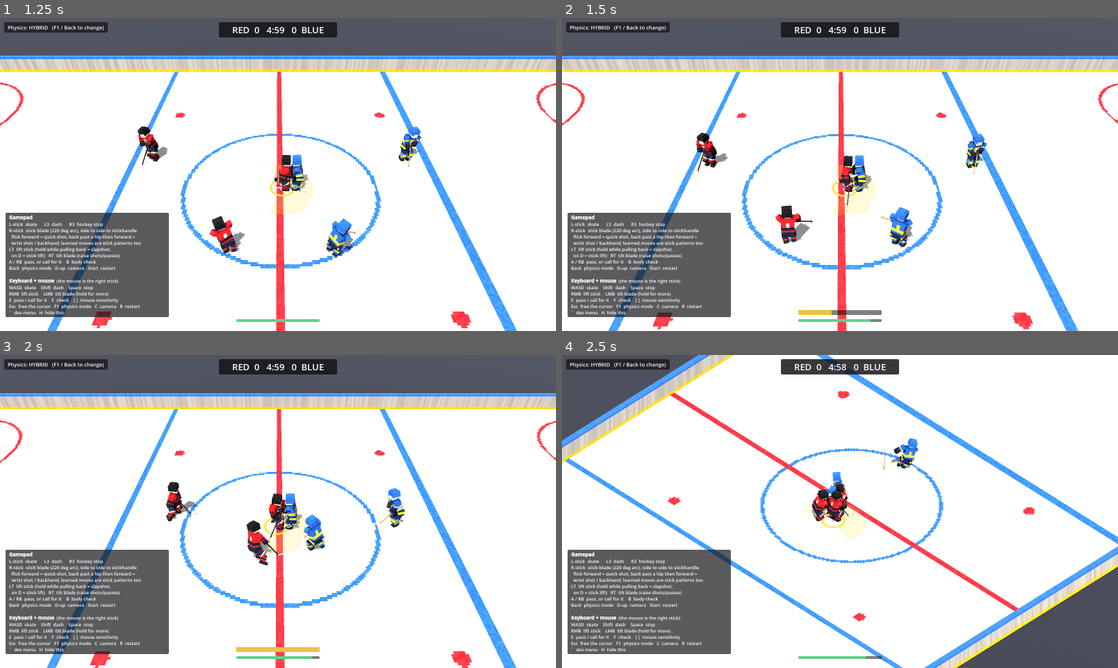
Above: before the commit, frames 1-4 (two rows, left to right).
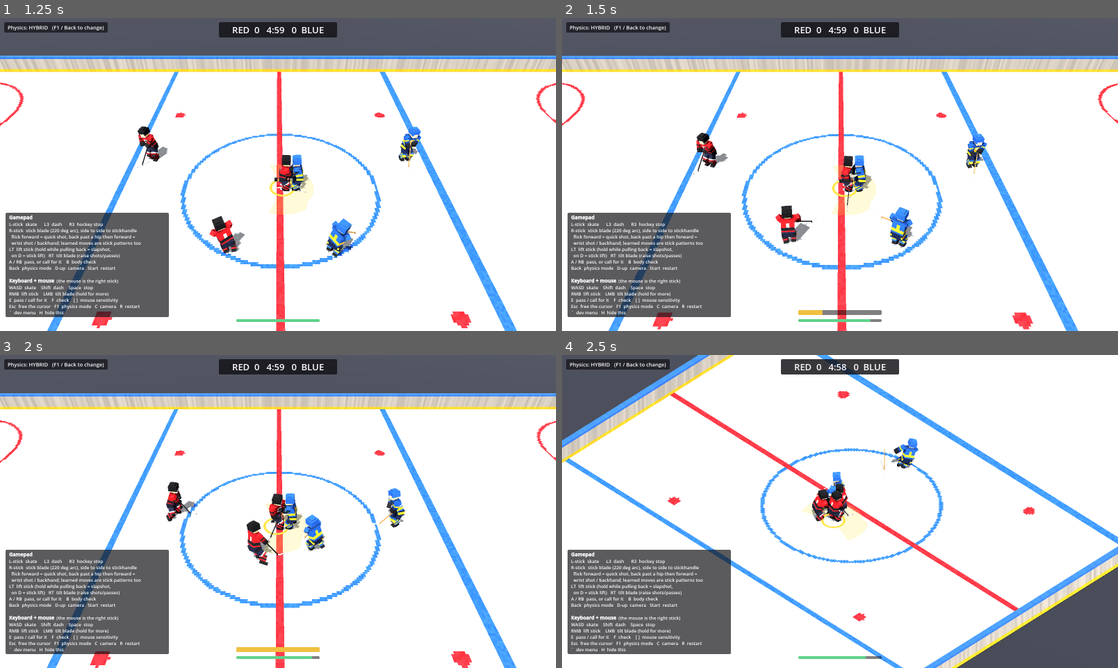
Above: after the commit, the same moments.

Repository: HammerJones/RinkGM
Game: Godot game, scene res://scenes/main.tscn
Same seed, same stepped clock (60 frames per second), same inputs: the game is played once before the commit and once after it.
Inputs (mouse positions are in pixels of both pictures, inside the frame that each line leads up to):
- Up to frame 1 (1.25 s): tap Enter at 0.5 s; move the mouse to (305, 174) at 0.52 s; hold Tab (fast_forward) from 0.53 s (still down); tap F (check) at 0.6 s; click (305, 174) at 0.67 s; tap Shift (dash) at 0.8 s
- Up to frame 2 (1.5 s): keep holding Tab (fast_forward); move the mouse to (812, 174) at 1.27 s; tap Shift (dash) at 1.35 s
- Up to frame 3 (2 s): keep holding Tab (fast_forward); tap F (check) at 1.55 s
- Up to frame 4 (2.5 s): keep holding Tab (fast_forward); move the mouse to (851, 505) at 2.02 s; hold C (camera) from 2.03 s (still down); tap Shift (dash) at 2.3 s

Frame 1 is identical in both runs. In frame 2, less than 0.1% of the frame differs, in the area x 46-53%, y 44-95%; in frame 3, less than 0.1%; in frame 4, less than 0.1%.

Commit message:
Stickhandling no longer fires shots by accident
Sweeping the puck from side to side shot it in every rim sweep tried:
a fast sweep across the front counted as a quick-shot flick, a short
pause at the side as a snapshot pull-out, and an overshoot past 95 deg
as a wind-up. Now:
- a flick has to start from (near) neutral
- a wind-up needs the stick held back past 115 deg for 0.08 s
- a snapshot pull-out has to be held still for 0.3 s before the snap
Controls test sweeps the rim and the middle at 0.8-5 Hz and expects no
shot, and checks a short deliberate draw-back still shoots.

Co-Authored-By: Claude Opus 5.5 (1M context) <noreply@anthropic.com>
Claude-Session: https://claude.ai/code/session_01CnqvJr53VTaWQ9ttMTJ7Lu

Diff:
--- a/scripts/game/skater.gd
+++ b/scripts/game/skater.gd
@@ -26,7 +26,8 @@
 const REACH_ONE_HAND := 1.8                # one hand, arm out
 const ARC_HALF := deg_to_rad(110.0)        # the blade's 220 degree arc
 const TWO_HAND_HALF := PI / 4.0            # two hands in the front 90 degrees
-const WIND_ANGLE := deg_to_rad(95.0)       # stick further back than this winds up a shot
+const WIND_ANGLE := deg_to_rad(115.0)      # stick further back than this winds up a shot
+const WIND_HOLD := 0.08                     # held back that long first, so a wide sweep isn't a wind-up
 const DEFAULT_BLADE := Vector2(0.95, 0.3)  # (forward, right) relative to the body
 const WIND_SPOT := Vector2(-0.15, 0.85)    # where a button wind-up draws the blade (forehand; y flips for the backhand)
 const SLAP_MIN := 0.18                     # a lifted wind-up shorter than this is a wrist shot
@@ -140,6 +141,7 @@
 var _stick_wound := false
 var _wind_grace := 0.0
 var _stick_hist: Array[Vector3] = []  # (x, z, age) of recent right-stick input, for flicks
+var _drawn_time := 0.0
 var _anchor_local := DEFAULT_BLADE
 var _spray: CPUParticles3D
 
@@ -521,7 +523,9 @@
 		shot_kind = &"quick_shot"
 		_fire()
 		return
-	var drawn := _stick_drawn()
+	var back := _stick_drawn()
+	_drawn_time = _drawn_time + dt if back else 0.0
+	var drawn := back and _drawn_time >= WIND_HOLD
 	var held := ctrl.shoot
 	# with LT held the slapshot starts as soon as the stick heads back on the
 	# forehand, so the lifted blade doesn't leave the puck behind
@@ -546,7 +550,7 @@
 		return
 	wind_time += dt
 	if _stick_wound:
-		if drawn:
+		if back:
 			_wind_grace = 0.0
 			return
 		var l := _stick_local(ctrl.stick)
@@ -560,8 +564,8 @@
 		_fire()
 
 
-## A quick forward flick of the right stick, with no wind-up, fires the
-## instant shot (weak and wild until shot release improves).
+## A quick forward flick of the right stick from neutral, with no wind-up,
+## fires the instant shot (weak and wild until shot release improves).
 func _flicked(dt: float) -> bool:
 	for i in _stick_hist.size():
 		_stick_hist[i].z += dt
@@ -569,6 +573,9 @@
 	while _stick_hist.size() > 2 and _stick_hist[1].z >= FLICK_WINDOW:
 		_stick_hist.pop_front()
 	if winding or ctrl.stick.length() < 0.8 or not has_puck():
+		return false
+	# from (near) neutral: a sweep round the rim of the stick is stickhandling
+	if Vector2(_stick_hist[0].x, _stick_hist[0].y).length() > 0.4:
 		return false
 	var l := _stick_local(ctrl.stick)
 	if l.x < 0.5:
--- a/scripts/input/stick_gestures.gd
+++ b/scripts/input/stick_gestures.gd
@@ -7,6 +7,7 @@
 ## stick's own shot mechanics in Skater handle them.
 
 const KEEP := 0.5   # seconds of stick history kept
+const HOLD := 0.3   # a snapshot pull-out is held this long before the snap
 
 var _hist: Array[Vector3] = []   # (forward, forehand, age)
 
@@ -58,18 +59,25 @@
 
 
 ## True when the stick was just out to one side (30 to 70 deg) and had been
-## sitting at about that angle for a moment before.
+## held there, still, for HOLD seconds before: a deliberate pull-out, not the
+## turn of a stickhandling sweep.
 func _held_out(sd: float) -> bool:
 	var at := INF
+	var since := 0.0
 	for i in range(_hist.size() - 1, -1, -1):
 		var g := _hist[i]
 		var a := rad_to_deg(atan2(g.y, g.x)) * sd
 		if g.z < 0.1 and a > 30.0 and a < 70.0 and Vector2(g.x, g.y).length() > 0.7:
 			at = a
+			since = g.z
 			break
-	if at == INF:
+	if at == INF or _hist[0].z < since + HOLD:
 		return false
-	return _was(func(a, rr, age): return absf(a * sd - at) < 12.0 and rr > 0.7 and age > 0.15 and age < 0.4)
+	for g in _hist:
+		if g.z >= since and g.z <= since + HOLD:
+			if absf(rad_to_deg(atan2(g.y, g.x)) * sd - at) > 10.0 or Vector2(g.x, g.y).length() < 0.7:
+				return false
+	return true
 
 
 func _was(test: Callable) -> bool:
--- a/tests/controls_test.gd
+++ b/tests/controls_test.gd
@@ -72,6 +72,7 @@
 
 	# --- learned shots and moves
 	await _moves()
+	await _stickhandling()
 
 	# --- lift with the puck raises the blade
 	await _carry(Vector2(-10, 0))
@@ -291,3 +292,43 @@
 	if not ok:
 		_fails += 1
 		print("  FAIL: ", what)
+
+
+## Stickhandling the puck from side to side must not shoot: sweeps across the
+## front on the rim, through the middle, wide to both sides, at a range of
+## speeds a player would use. Each runs for 3 s with the puck.
+func _stickhandling() -> void:
+	var rim := func(amp: float, hz: float) -> Callable:
+		return func(f, t):
+			var a := deg_to_rad(amp) * sin(TAU * hz * t)
+			# eased out from neutral so the start isn't a flick
+			f.stick = Vector2(cos(a), -sin(a)) * minf(t / 0.3, 1.0)
+	var through := func(hz: float) -> Callable:
+		return func(f, t): f.stick = Vector2(0.15, -sin(TAU * hz * t))
+	var snap := func(hz: float) -> Callable:
+		return func(f, t): f.stick = Vector2(0.45, -0.89 if fmod(t * hz, 1.0) < 0.5 else 0.89)
+	var plans := {
+		"rim +-60 2Hz": rim.call(60.0, 2.0), "rim +-80 2.5Hz": rim.call(80.0, 2.5),
+		"rim +-90 3Hz": rim.call(90.0, 3.0), "rim +-100 1.5Hz": rim.call(100.0, 1.5),
+		"rim +-110 2Hz": rim.call(110.0, 2.0), "rim +-60 0.8Hz": rim.call(60.0, 0.8),
+		"rim +-100 0.8Hz": rim.call(100.0, 0.8),
+		"through 2Hz": through.call(2.0), "through 4Hz": through.call(4.0),
+		"snap 3Hz": snap.call(3.0), "snap 5Hz": snap.call(5.0),
+	}
+	var total := 0
+	for name in plans:
+		await _carry(Vector2(-10, 0))
+		var shots: int = game.stats.shots
+		_set_plan(plans[name])
+		await _wait(3.0)
+		var n: int = game.stats.shots - shots
+		total += n
+		print("stickhandling %s: %d shots, puck kept %s" % [name, n, game.human.has_puck()])
+	_check(total == 0, "stickhandling side to side doesn't shoot")
+
+	# while a short, deliberate draw behind the hip still shoots
+	var quick_draw := await _shot(func(f, t):
+		var a := deg_to_rad(135.0)
+		f.stick = Vector2(cos(a), -sin(a)) if t < 0.18 else Vector2(1, 0))
+	print("short draw-back shot: %.1f m/s" % quick_draw)
+	_check(quick_draw > 0.0, "a quick draw back past the hip, then forward, shoots")
